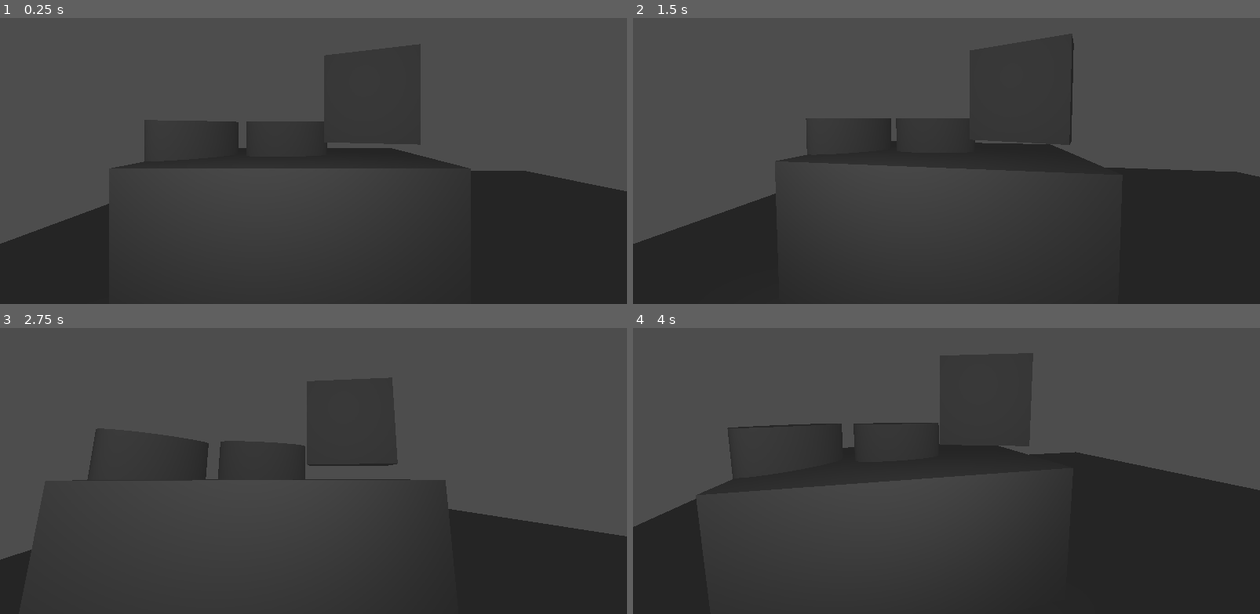
Above: before the commit, frames 1-4 (two rows, left to right).
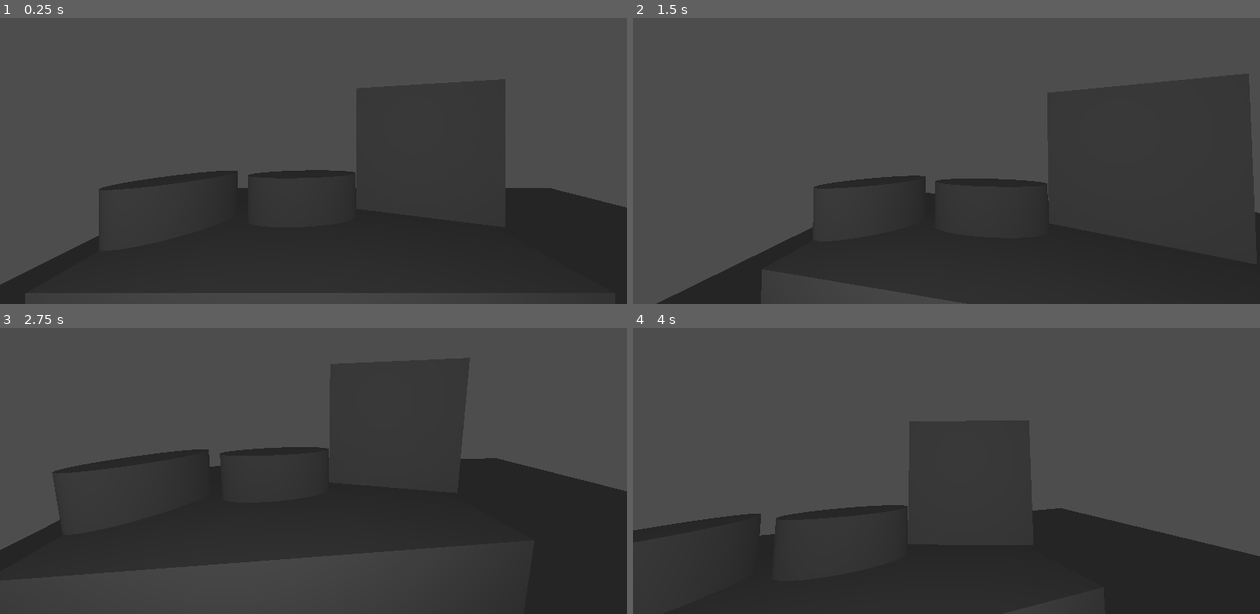
Above: after the commit, the same moments.

Repository: aaracan246/gameoff2025-ettudiopitijopo
Game: Godot game, scene res://Scenes/demo.tscn
Two runs of this game, one before a commit and one after it. Both use one fixed random seed, a clock stepped at 60 frames per second and the inputs below.
Inputs (mouse positions are in pixels of both pictures, inside the frame that each line leads up to):
- Up to frame 1 (0.25 s): no input
- Up to frame 2 (1.5 s): tap Enter at 0.5 s; move the mouse to (1084, 109) at 0.52 s; move the mouse to (821, 146) at 1.27 s
- Up to frame 3 (2.75 s): move the mouse to (376, 359) at 2.02 s
- Up to frame 4 (4 s): move the mouse to (915, 508) at 2.77 s; move the mouse to (1134, 491) at 3.52 s

The runs differ from the first frame. In frame 1, 7.5% of the frame differs, in the area x 0-100%, y 35-100%; in frame 2, 9.9%; in frame 3, 7.9%; in frame 4, 12%, in the area x 0-100%, y 33-80%.

Commit message:
Reorganization

Diff:
--- a/waves-from-beyond/Scenes/computer.tscn
+++ b/waves-from-beyond/Scenes/computer.tscn
@@ -1,9 +1,22 @@
-[gd_scene load_steps=2 format=3 uid="uid://cuc8r1mt88ftx"]
+[gd_scene load_steps=3 format=3 uid="uid://cuc8r1mt88ftx"]
 
-[ext_resource type="Script" uid="uid://dpblfwd75n0n" path="res://Scripts/computer.gd" id="1_4xga7"]
+[sub_resource type="BoxMesh" id="BoxMesh_4xga7"]
+
+[sub_resource type="BoxShape3D" id="BoxShape3D_j2xe6"]
 
 [node name="Computer" type="Node3D"]
-script = ExtResource("1_4xga7")
 
 [node name="Camera3D" type="Camera3D" parent="."]
 transform = Transform3D(1, 0, 0, 0, 1, 0, 0, 0, 1, 0, 0, 1.8599656)
+
+[node name="MeshInstance3D" type="MeshInstance3D" parent="."]
+
+[node name="StaticBody3D" type="StaticBody3D" parent="."]
+
+[node name="MeshInstance3D" type="MeshInstance3D" parent="StaticBody3D"]
+mesh = SubResource("BoxMesh_4xga7")
+
+[node name="SubViewport" type="SubViewport" parent="StaticBody3D/MeshInstance3D"]
+
+[node name="CollisionShape3D" type="CollisionShape3D" parent="StaticBody3D"]
+shape = SubResource("BoxShape3D_j2xe6")
--- a/waves-from-beyond/Scenes/demo.tscn
+++ b/waves-from-beyond/Scenes/demo.tscn
@@ -1,6 +1,6 @@
 [gd_scene load_steps=7 format=3 uid="uid://cq3tykgg15qkd"]
 
-[ext_resource type="PackedScene" uid="uid://cuc8r1mt88ftx" path="res://Scenes/computer.tscn" id="2_ie00b"]
+[ext_resource type="Script" uid="uid://cu57r7amwj8a7" path="res://Scripts/player.gd" id="1_nsw6b"]
 
 [sub_resource type="Environment" id="Environment_nsw6b"]
 ambient_light_energy = 1.48
@@ -28,9 +28,6 @@
 transform = Transform3D(1, 0, 0, 0, 1, 0, 0, 0, 1, -0.007447362, -2.3841858e-07, -0.00027298927)
 mesh = SubResource("PlaneMesh_ie00b")
 
-[node name="Computer" parent="." instance=ExtResource("2_ie00b")]
-transform = Transform3D(1, 0, 0, 0, 1, 0, 0, 0, 1, -1.9687285, 1.7521362, 1.0396714)
-
 [node name="SpotLight3D" type="SpotLight3D" parent="."]
 transform = Transform3D(1, 0, 0, 0, 1, 0, 0, 0, 1, -2.4487586, 2.2869558, 4.348036)
 
@@ -47,3 +44,7 @@
 [node name="MeshInstance3D3" type="MeshInstance3D" parent="."]
 transform = Transform3D(0.9352402, 0, -0.12539543, 0, 0.99999994, 0, 0.35401353, 0, 0.33127224, -1.312577, 2.0877962, 0.27717948)
 mesh = SubResource("BoxMesh_glc8m")
+
+[node name="Player" type="Camera3D" parent="."]
+transform = Transform3D(1, 0, 0, 0, 1, 0, 0, 0, 1, -2.1981604, 2.2574875, 2.1663256)
+script = ExtResource("1_nsw6b")
--- a/waves-from-beyond/Scenes/player.tscn
+++ /dev/null
@@ -1,19 +0,0 @@
-[gd_scene load_steps=3 format=3 uid="uid://ct3rcan86re81"]
-
-[ext_resource type="Script" uid="uid://cu57r7amwj8a7" path="res://Scripts/player.gd" id="1_v0iea"]
-
-[sub_resource type="CapsuleShape3D" id="CapsuleShape3D_f60y1"]
-
-[node name="Player" type="CharacterBody3D"]
-script = ExtResource("1_v0iea")
-
-[node name="CollisionShape3D" type="CollisionShape3D" parent="."]
-shape = SubResource("CapsuleShape3D_f60y1")
-
-[node name="Camera3D" type="Camera3D" parent="."]
-current = true
-fov = 36.3
-
-[node name="RayCast3D" type="RayCast3D" parent="Camera3D"]
-transform = Transform3D(1.9106857e-15, -4.371139e-08, -1, -1.0000001, -4.371139e-08, 0, -4.3711392e-08, 1, -4.371139e-08, 0, 0, 0)
-target_position = Vector3(0, -1.385, 0)
--- a/waves-from-beyond/Scripts/computer.gd
+++ /dev/null
@@ -1,26 +0,0 @@
-extends Node3D
-
-var sensitivity := 0.002
-var max_yaw := deg_to_rad(15)    # límite horizontal
-var max_pitch := deg_to_rad(10)  # límite vertical
-var smoothing := 8.0             # velocidad de suavizado
-
-var target_yaw := 0.0
-var target_pitch := 0.0
-var current_yaw := 0.0
-var current_pitch := 0.0
-
-func _unhandled_input(event):
-	if event is InputEventMouseMotion:
-		target_yaw -= event.relative.x * sensitivity
-		target_pitch -= event.relative.y * sensitivity
-
-		target_yaw = clamp(target_yaw, -max_yaw, max_yaw)
-		target_pitch = clamp(target_pitch, -max_pitch, max_pitch)
-
-func _process(delta):
-	# Interpolación suave (lerp)
-	current_yaw = lerp(current_yaw, target_yaw, delta * smoothing)
-	current_pitch = lerp(current_pitch, target_pitch, delta * smoothing)
-
-	rotation_degrees = Vector3(rad_to_deg(current_pitch), rad_to_deg(current_yaw), 0)
--- a/waves-from-beyond/Scripts/player.gd
+++ b/waves-from-beyond/Scripts/player.gd
@@ -1,4 +1,4 @@
-extends Camera3D
+extends Node3D
 
 @export var sensibilidad_mouse: float = 0.001
 @export var limite_vertical: float = 1.5  # ~85 grados
Not shown, removed: waves-from-beyond/Scripts/computer.gd.uid
